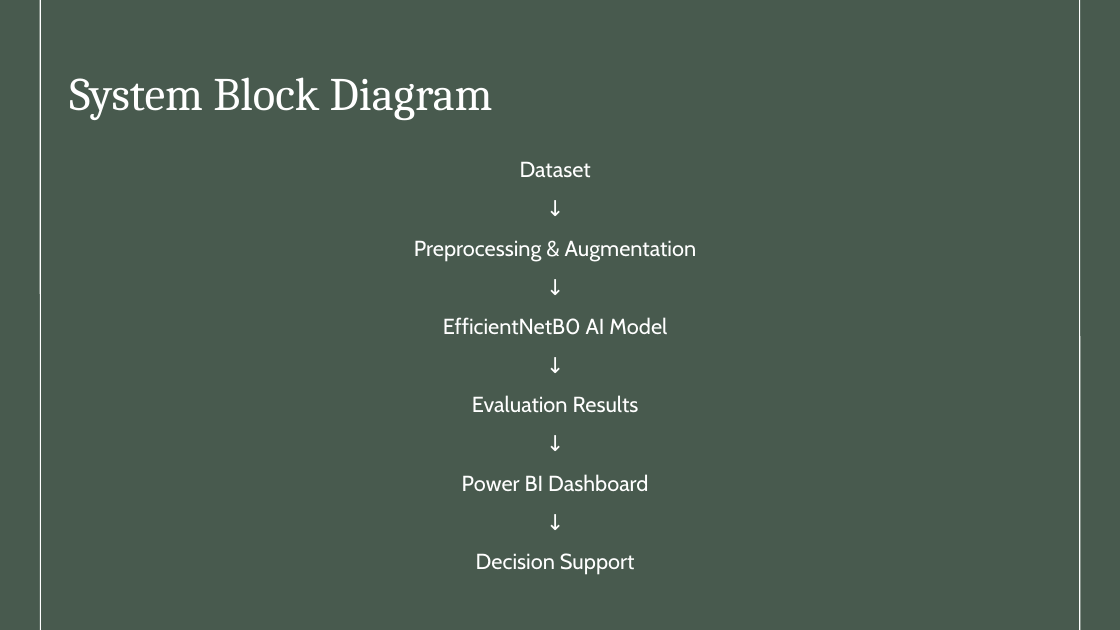
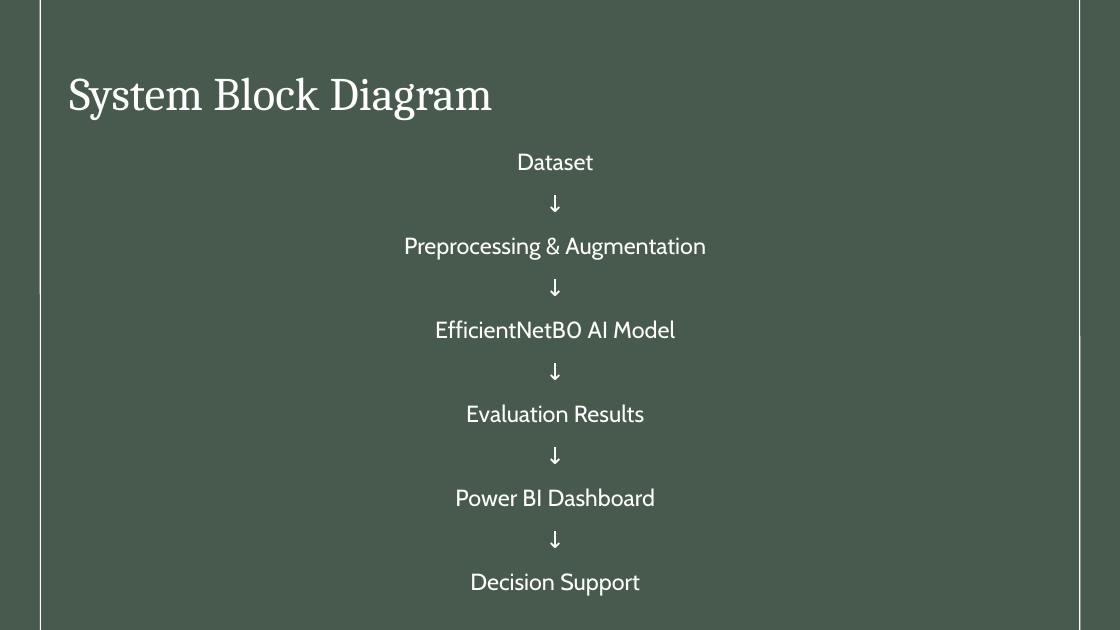
Before and after one commit to NadaKhattabb/BI-Plant-Disease-Analysis-and-Prediction, a slide deck: slide 7 of presentation/plant_disease_bi_presentation.pptx. Drawn at 1120x630 pixels with LibreOffice and Linux fonts; fonts in the diff are those of the drawing. Boxes give left, top, right and bottom in pixels: in the first picture for what was removed or moved away, otherwise in the second. Text is boxed around its words. In the diff, an @@ line names an element or a change of style, - is before the commit and + after.

```diff
--- a/presentation/plant_disease_bi_presentation.pptx
+++ b/presentation/plant_disease_bi_presentation.pptx
@@ text "Dataset": place and size @@
-text "Dataset" at (414, 161, 697, 575)
+text "Dataset" at (404, 153, 706, 596)
@@ text "Dataset" at (404, 153, 706, 596): size 14 to 15 pt @@
```
Also in this commit, not shown: 5 other slides changed.
